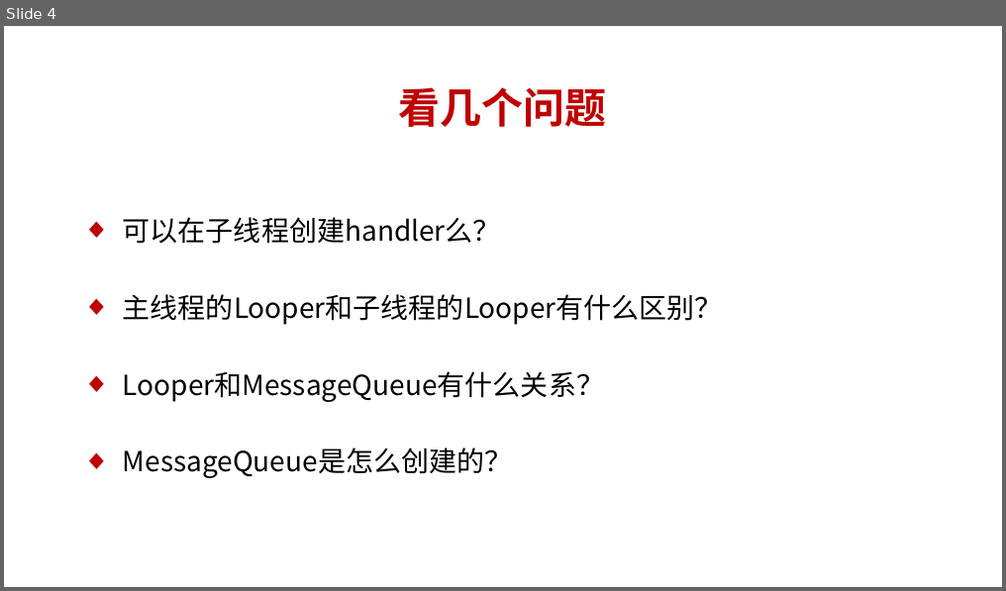
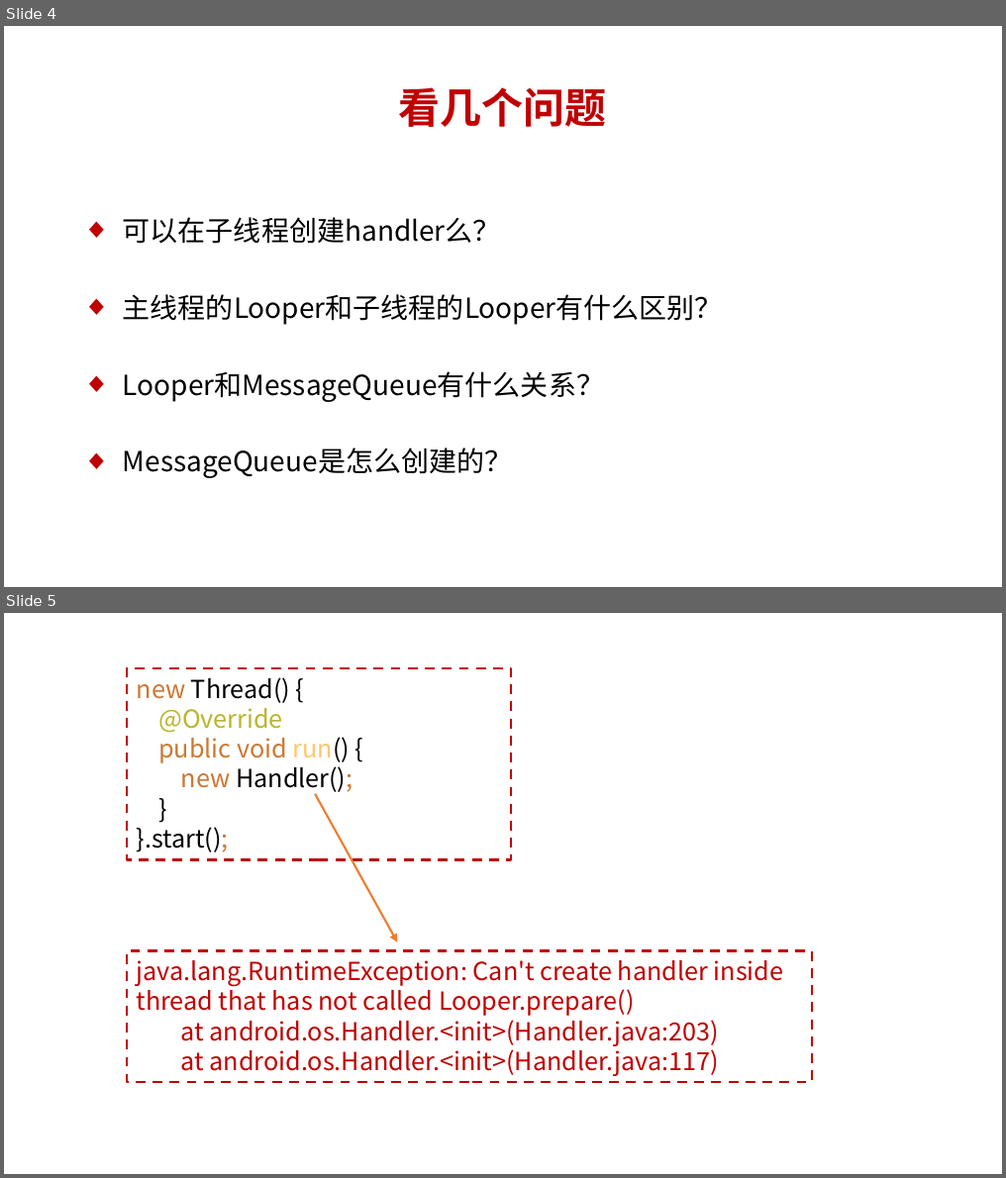
Before and after one commit to dingjikerbo/Android-Interview, a slide deck: Android Framework课程/第10章 线程通信/10.1 说说线程的消息队列是怎么创建的.pptx. Shown one above the other, each under a label of ours: slide 4 before the commit, slides 4 and 5 after it. The pictures are 1006x591 and 1006x1178 pixels, drawn with LibreOffice and Linux fonts; fonts in the diff are those of the drawing. Boxes give left, top, right and bottom in pixels: in the first picture for what was removed or moved away, otherwise in the second. Text is boxed around its words. In the diff, an @@ line names an element or a change of style, - is before the commit and + after.

```diff
--- a/Android Framework课程/第10章 线程通信/10.1 说说线程的消息队列是怎么创建的.pptx
+++ b/Android Framework课程/第10章 线程通信/10.1 说说线程的消息队列是怎么创建的.pptx
@@ slide 5 added at box(4, 613, 1002, 1174), background #FFFFFF @@
@@ rectangle added at box(127, 667, 511, 860), outline #C00000 1.75 pt dashed, 18 pt, text #000000 @@
+new Thread() {
+@Override
+public void run() {
+new Handler();
+}
+}.start();
@@ arrow added from (315, 793) to (397, 943), #ED7D31 1.5 pt @@
@@ rectangle added at box(127, 952, 812, 1082), outline #C00000 1.75 pt dashed, 18 pt, text #C00000 @@
+java.lang.RuntimeException: Can't create handler inside thread that has not called Looper.prepare()
+at android.os.Handler.<init>(Handler.java:203)
+at android.os.Handler.<init>(Handler.java:117)
```
Also in this commit, not shown: 1 slide changed, 11 other slides added, 1 slide removed, 11 other files.
